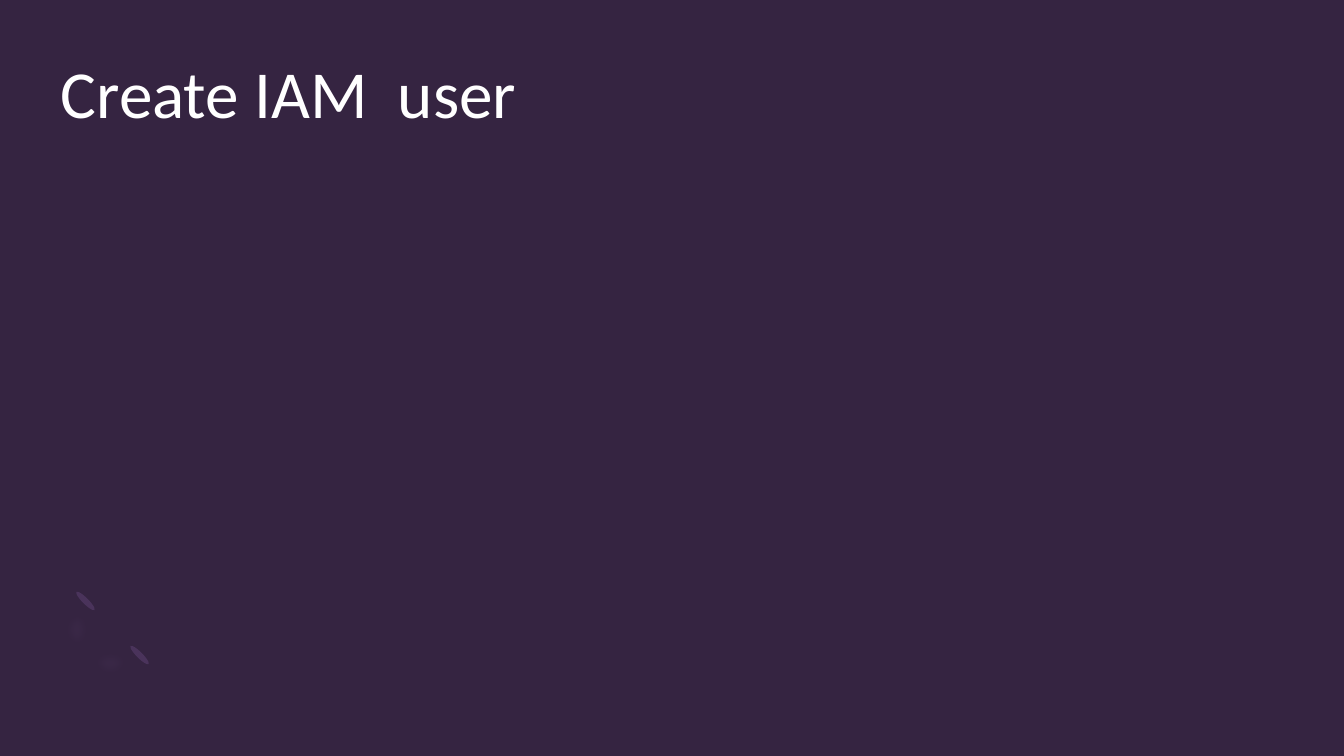
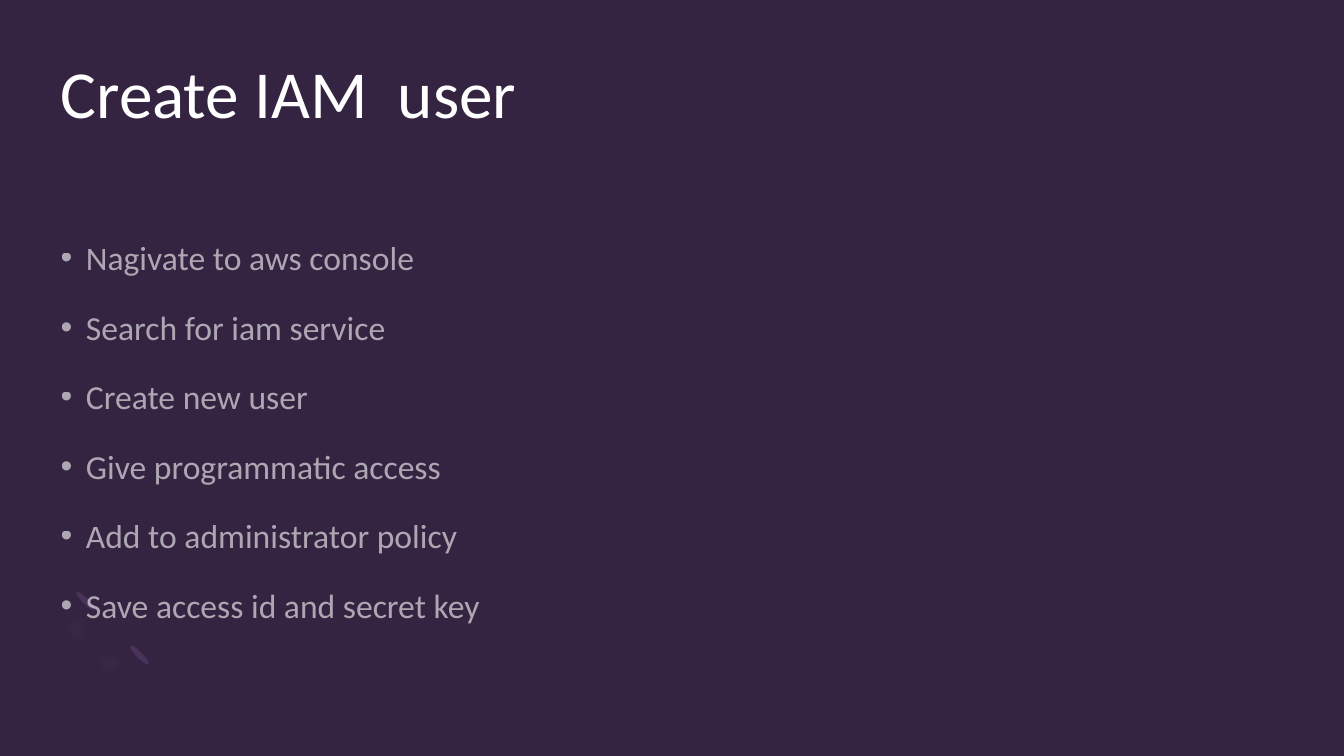
Before and after one commit to ronidas39/awsboto3, a slide deck: slide 3 of tutorial1.pptx. Drawn at 1344x756 pixels with LibreOffice and Linux fonts; fonts in the diff are those of the drawing. Boxes give left, top, right and bottom in pixels: in the first picture for what was removed or moved away, otherwise in the second. Text is boxed around its words. In the diff, an @@ line names an element or a change of style, - is before the commit and + after.

```diff
--- a/tutorial1.pptx
+++ b/tutorial1.pptx
@@ text added at (86,247,480,624), 24 pt, text #FFFFFF at 60% opacity @@
+• Nagivate to aws console
+• Search for iam service
+• Create new user
+• Give programmatic access
+• Add to administrator policy
+• Save access id and secret key
```
Also in this commit, not shown: 2 other slides changed, 3 other files.
